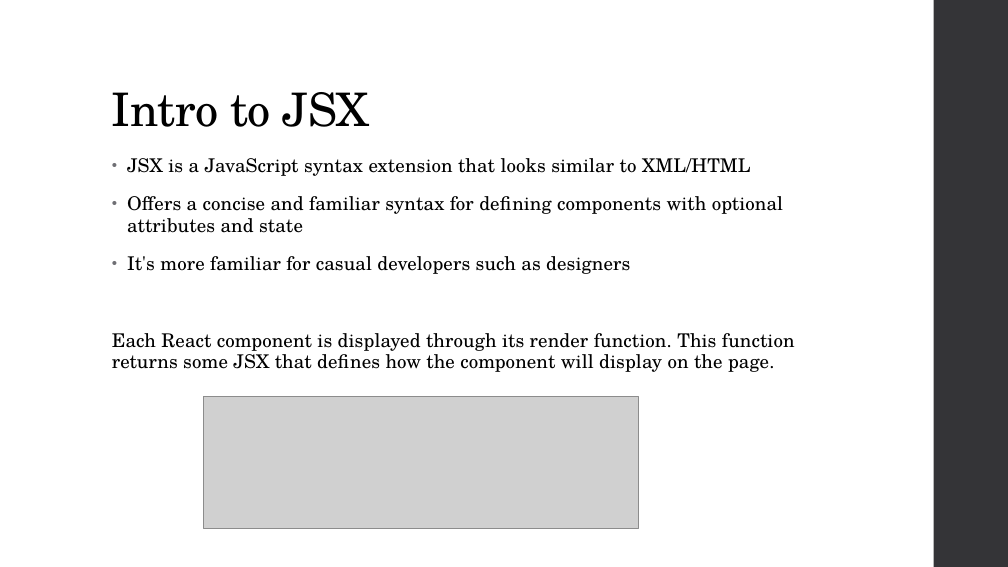
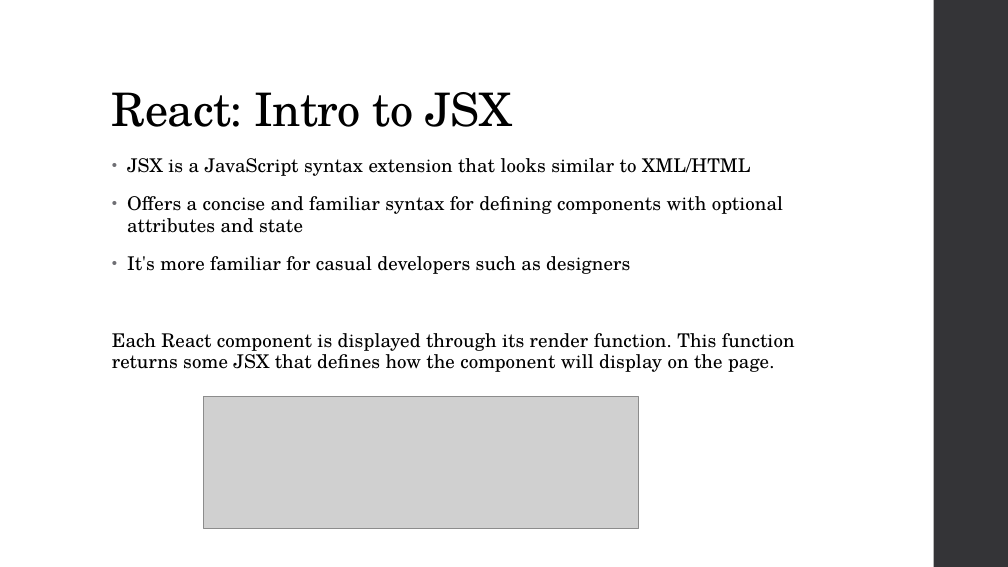
Before and after one commit to repkam09/react-flux-test, a slide deck: slide 10 of docs/Flux & React.pptx (slide 5 before the commit). Drawn at 1008x567 pixels with LibreOffice and Linux fonts; fonts in the diff are those of the drawing; grey boxes stand for pictures. Boxes give left, top, right and bottom in pixels: in the first picture for what was removed or moved away, otherwise in the second. Text is boxed around its words. In the diff, an @@ line names an element or a change of style, - is before the commit and + after.

Commit message:
Update powerpoint. Make demo show images instead of text

```diff
--- a/docs/Flux & React.pptx
+++ b/docs/Flux & React.pptx
@@ title at <box>112,92,511,127</box>: text changed @@
-Intro to JSX
+React: Intro to JSX
```
Also in this commit, not shown: 8 other slides changed, 6 slides added, 1 slide removed, 1 other file.
